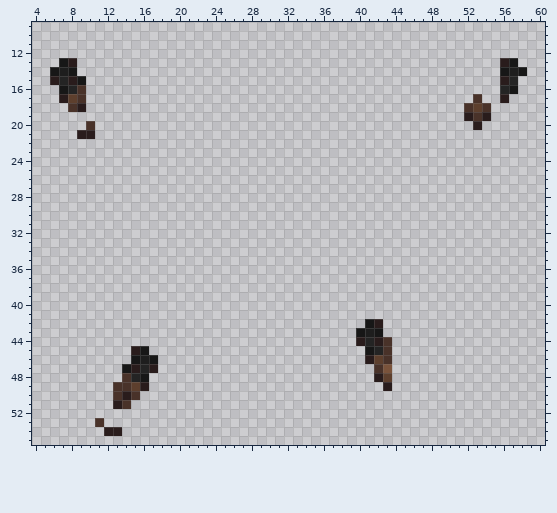
Edited in one commit: pixel-art sprite (Resources/Textures/_CP14/Objects/Tools/torch.rsi/inhand-right.png). Above is the file before it was changed.
The file is 64x64 pixels. Colours within 5 levels of each other are drawn and written as one. Shown: x 4..60, y 9..55.
After:
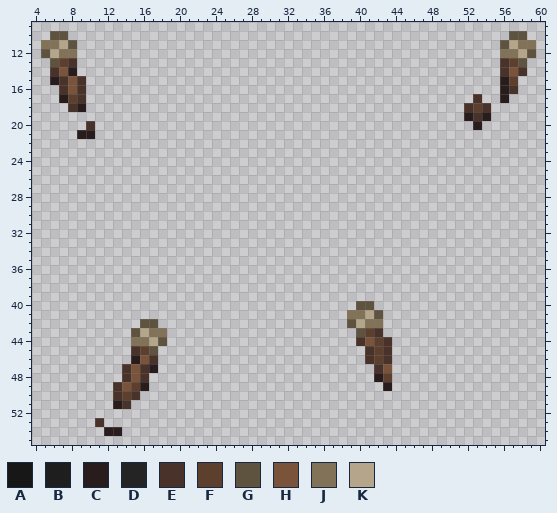
Palette (. is transparent): A #171717  B #1e1e1e  C #291c1c  D #242424  E #493229  F #5d3f2d  G #5e533f  H #7a533b  J #827257  K #b5a68b
Diff:
Changed rows in their new state; - is an unchanged pixel.
first column x 5:
10 -GG-------------------------------------------------GG-
11 JJKG-----------------------------------------------GKJJ
12 GKJJ-----------------------------------------------JJKG
13 -GFE-----------------------------------------------EFG-
14 -EHC-----------------------------------------------EHE-
15 --EHE-----------------------------------------------F--
16 --EH-----------------------------------------------CE--
first column x 14:
40 --------------------------GG-
41 -------------------------JJKG
42 --GG---------------------GKJJ
43 -GKJJ---------------------GFE
44 -JJKG---------------------EHF
45 -EFG-----------------------EF
46 -CHE-----------------------E-
47 EHE--------------------------
48 -HE--------------------------
49 H----------------------------
50 F----------------------------
